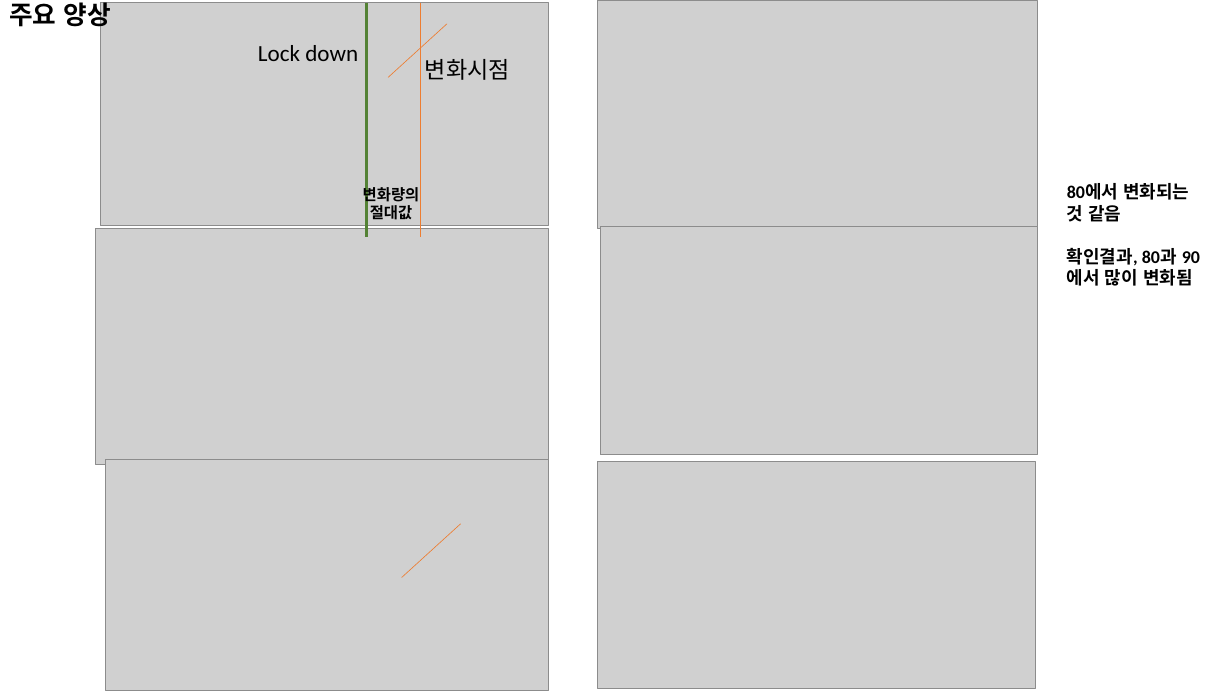
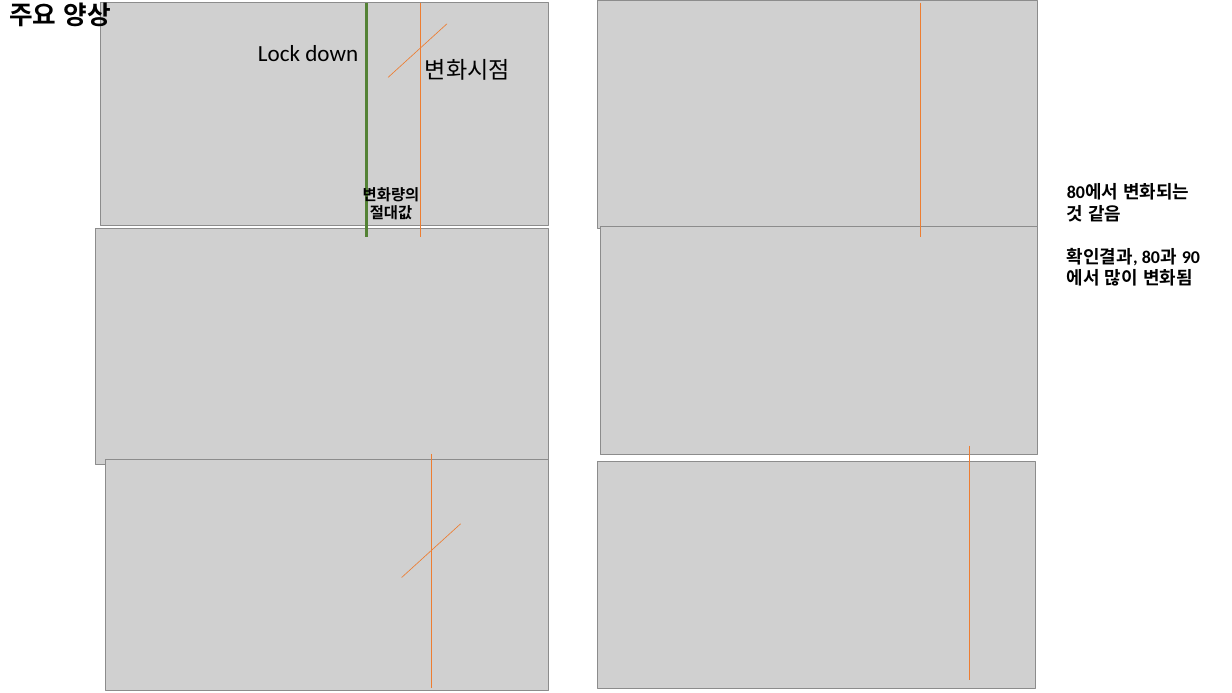
Before and after one commit to pcyoung75/GlobalForecasting, a slide deck: slide 6 of doc/Paper Images.pptx. Drawn at 1232x693 pixels with LibreOffice and Linux fonts; fonts in the diff are those of the drawing; grey boxes stand for pictures. Boxes give left, top, right and bottom in pixels: in the first picture for what was removed or moved away, otherwise in the second. Text is boxed around its words. In the diff, an @@ line names an element or a change of style, - is before the commit and + after.

```diff
--- a/doc/Paper Images.pptx
+++ b/doc/Paper Images.pptx
@@ line added from (921, 3) to (921, 237), #ED7D31 0.5 pt @@
@@ line added from (970, 445) to (970, 680), #ED7D31 0.5 pt @@
@@ line added from (432, 454) to (432, 689), #ED7D31 0.5 pt @@
```
Also in this commit, not shown: 4 other files.
